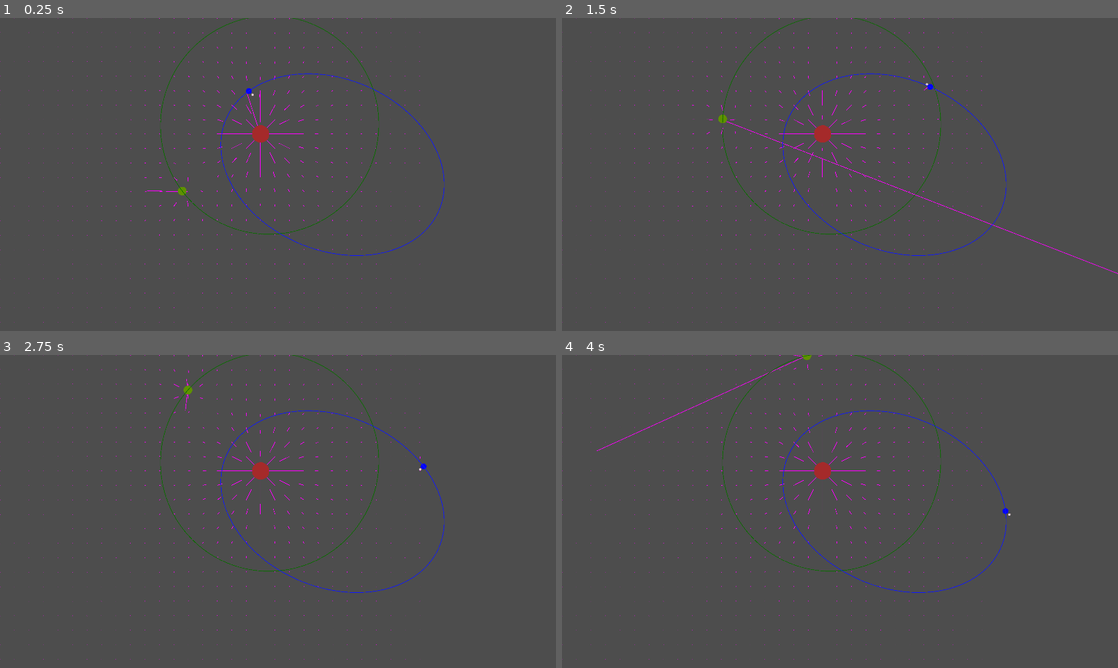
Above: before the commit, frames 1-4 (two rows, left to right).
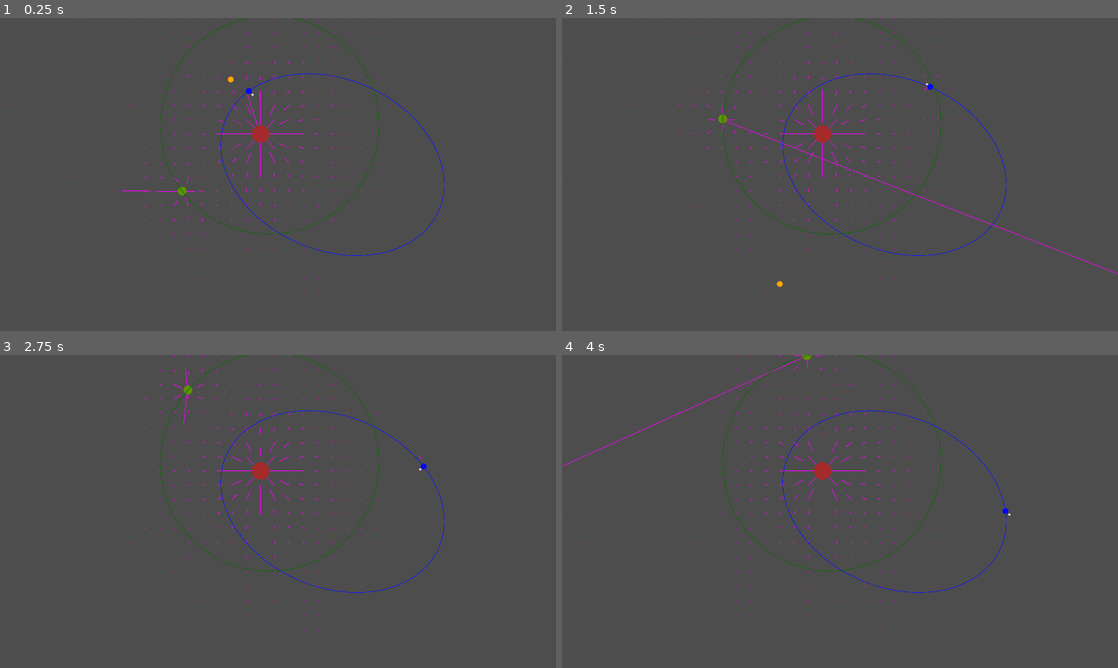
Above: after the commit, the same moments.

Repository: jamesmcm/gravity_field_godot
Game: Godot game, scene res://game.tscn
The game is run twice, just before and just after one commit, with the same random seed, the same clock (stepped at 60 frames per second) and the same inputs.
Inputs:
- Up to frame 1 (0.25 s): no input
- Up to frame 2 (1.5 s): no input
- Up to frame 3 (2.75 s): no input
- Up to frame 4 (4 s): no input

The runs differ from the first frame. In frame 1, 0.1% of the frame differs, in the area x 0-76%, y 4-98%; in frame 2, 0.2%; in frame 3, 0.1%; in frame 4, 0.2%, in the area x 0-76%, y 0-93%.
Error after the commit: Invalid access of index '911' on a base object of type: 'Array'. (res://MovedMass.gd:18)

Commit message:
add mass for field

Diff:
--- /dev/null
+++ b/MovedMass.gd
@@ -0,0 +1,22 @@
+extends RigidBody2D
+
+@export_range(4,400) var radius = 10
+@export var colour: Color = Color.ORANGE
+
+# Called when the node enters the scene tree for the first time.
+func _ready():
+	pass # Replace with function body.
+
+
+# Called every frame. 'delta' is the elapsed time since the previous frame.
+func _process(delta):
+	var grid_step_size = self.get_parent().step_size
+	var grid_size = self.get_parent().grid_size
+
+	var index = ((self.position.y / grid_step_size) * grid_size) + (self.position.x / grid_step_size)
+	print(index)
+	print(self.get_parent().points[int(index)] * self.mass)
+	var force = -1.0*self.get_parent().points[int(index)] * self.mass
+	print(force)
+	self.apply_impulse(-1.0*self.get_parent().points[int(index)] * self.mass)
+	pass
--- a/OrbitingBody.gd
+++ b/OrbitingBody.gd
@@ -23,7 +23,7 @@
 # Called every frame. 'delta' is the elapsed time since the previous frame.
 func _process(delta):
 	# TODO: smooth animation
-	print(self.position)
+	# print(self.position)
 	var dtheta = (2.0 * velocity) / self.position.distance_squared_to(self.orbit_source.position)
 	self.theta += dtheta
 
--- a/game.tscn
+++ b/game.tscn
@@ -6,6 +6,7 @@
 [ext_resource type="Script" path="res://FixedBody.gd" id="2_chw6s"]
 [ext_resource type="Script" path="res://CircleCollider.gd" id="3_0yljs"]
 [ext_resource type="Script" path="res://OrbitingBody.gd" id="6_g4meq"]
+[ext_resource type="Script" path="res://MovedMass.gd" id="7_3b4qo"]
 
 [node name="Game" type="Node2D"]
 script = ExtResource("1_thcd8")
@@ -71,7 +72,7 @@
 script = ExtResource("6_g4meq")
 radius = 15
 colour = Color(0.372549, 0.568627, 0, 1)
-mass = 50000
+mass = 80000
 orbit_source = NodePath("../FixedBody")
 e = 0.116
 a = 378.283
@@ -89,3 +90,14 @@
 
 [node name="CollisionShape2D" type="CollisionShape2D" parent="OrbitingBody2"]
 script = ExtResource("3_0yljs")
+
+[node name="MovedMass" type="RigidBody2D" parent="."]
+position = Vector2(800, 200)
+mass = 100.0
+script = ExtResource("7_3b4qo")
+
+[node name="CircleSprite" type="Sprite2D" parent="MovedMass"]
+script = ExtResource("2_863oq")
+
+[node name="CollisionShape2D" type="CollisionShape2D" parent="MovedMass"]
+script = ExtResource("3_0yljs")
Not shown: 1 places in game.tscn that only renumber resources
